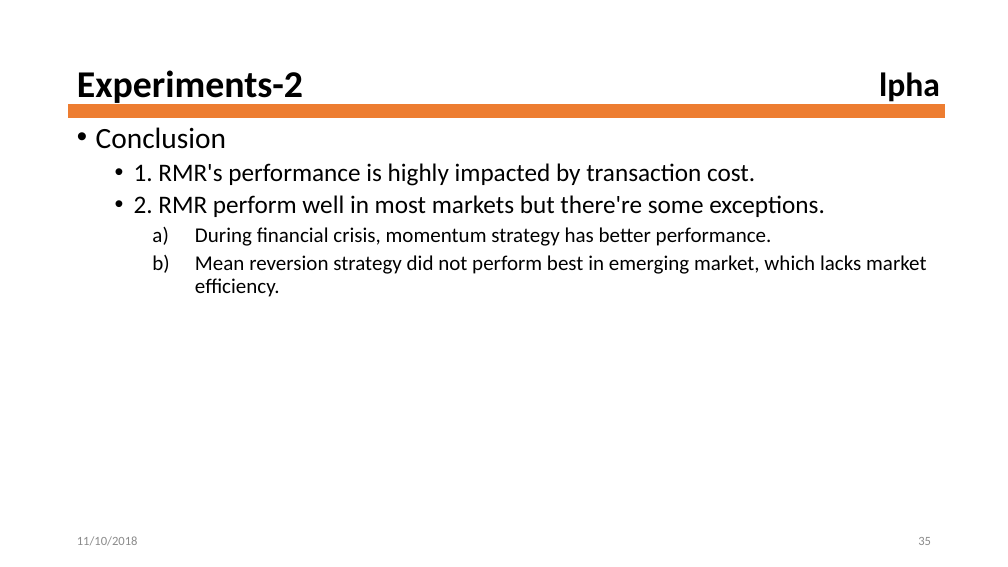
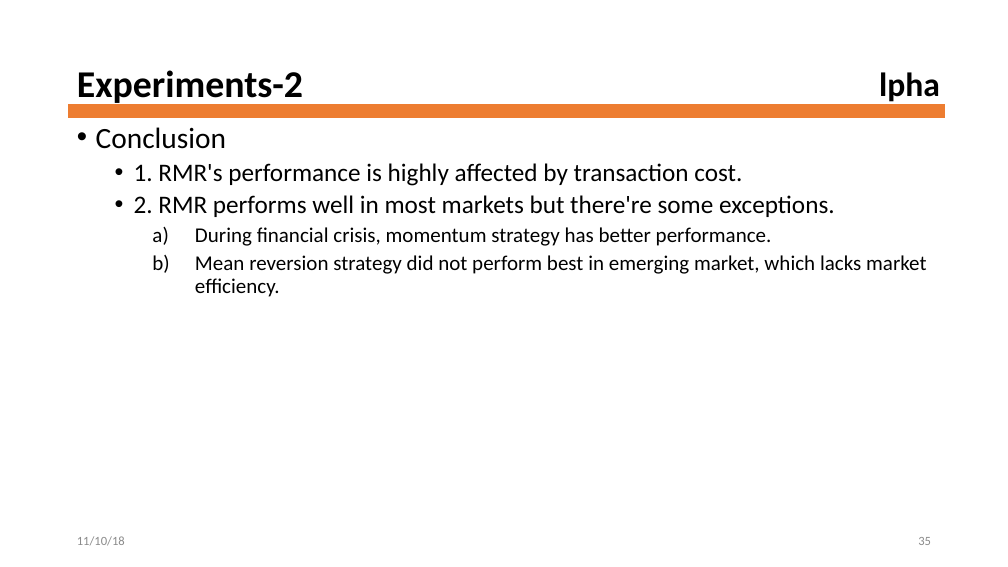
Before and after one commit to ngokchaoho/robust-median-mean-reversion, a slide deck: slide 35 of PPT/Robust_Median_Reversion_Strategy.pptx. Drawn at 1008x567 pixels with LibreOffice and Linux fonts; fonts in the diff are those of the drawing; background and template pictures are left out. Boxes give left, top, right and bottom in pixels: in the first picture for what was removed or moved away, otherwise in the second. Text is boxed around its words. In the diff, an @@ line names an element or a change of style, - is before the commit and + after.

```diff
--- a/PPT/Robust_Median_Reversion_Strategy.pptx
+++ b/PPT/Robust_Median_Reversion_Strategy.pptx
@@ text at (134, 163, 835, 217): text changed @@
-  • 1. RMR's performance is highly impacted by transaction cost.
-  • 2. RMR perform well in most markets but there're some exceptions.
+  • 1. RMR's performance is highly affected by transaction cost.
+  • 2. RMR performs well in most markets but there're some exceptions.
@@ text at (77, 536, 125, 546): text changed @@
-11/10/2018
+11/10/18
```
Also in this commit, not shown: 35 other slides changed, 18 other files.
